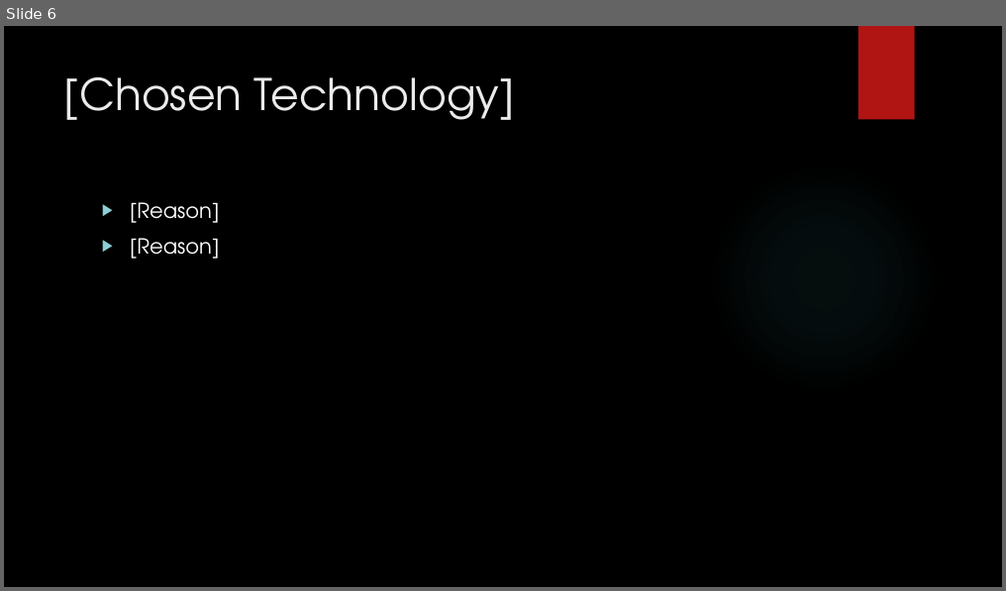
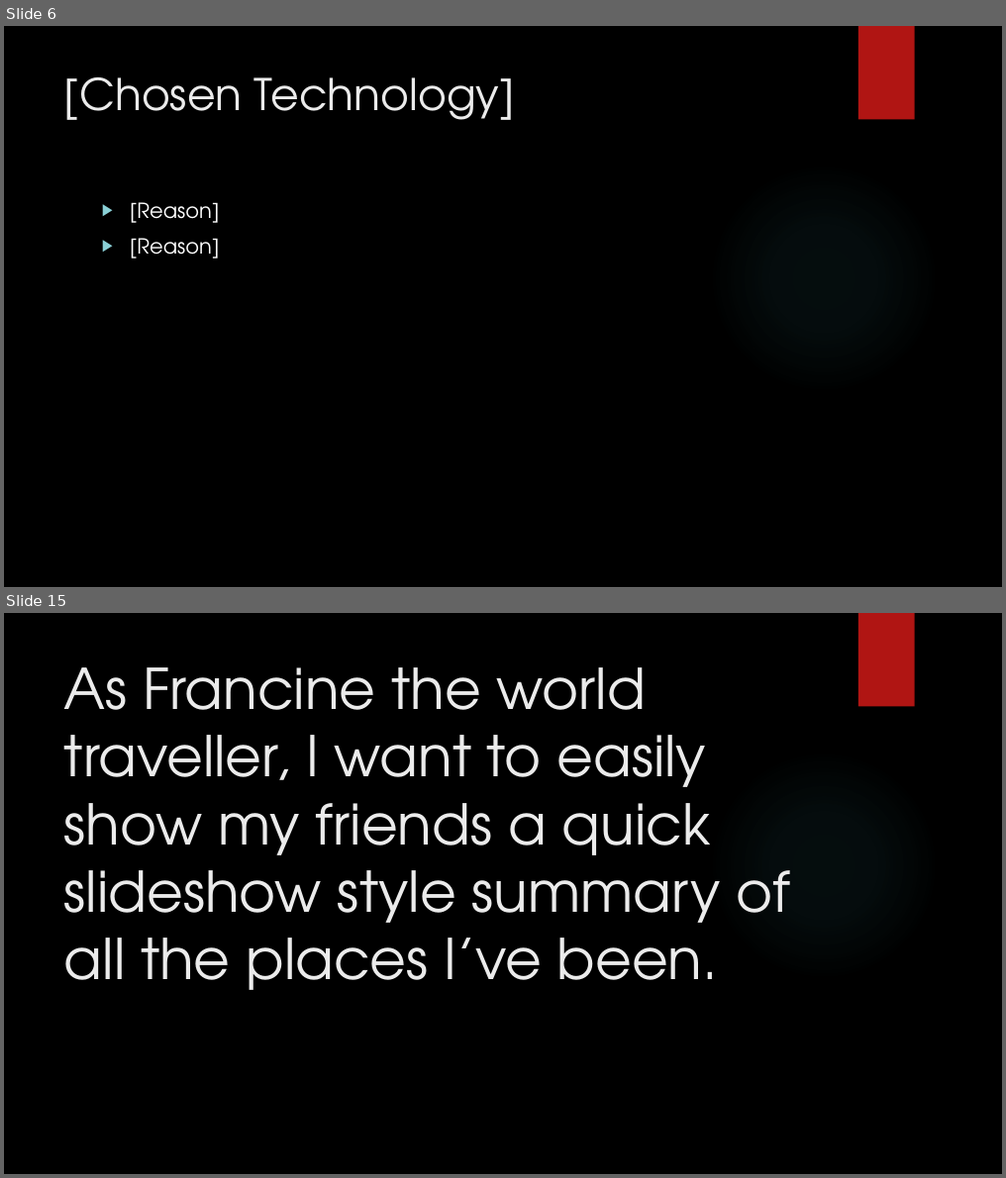
Before and after one commit to junmin-yee/Landmarked, a slide deck: Technology Presentation.pptx. Shown one above the other, each under a label of ours: slide 6 before the commit, slides 6 and 15 after it; the slides between them are not shown. The pictures are 1006x591 and 1006x1178 pixels, drawn with LibreOffice and Linux fonts; fonts in the diff are those of the drawing; background and template pictures are left out. Boxes give left, top, right and bottom in pixels: in the first picture for what was removed or moved away, otherwise in the second. Text is boxed around its words. In the diff, an @@ line names an element or a change of style, - is before the commit and + after.

```diff
--- a/Technology Presentation.pptx
+++ b/Technology Presentation.pptx
@@ slide 15 added at [4, 613, 1002, 1174], background picture (left out); not listed: 2 template elements that a slide beside it also shows @@
@@ title added at [64, 667, 790, 990], 54 pt, text #EBEBEB @@
+As Francine the world traveller, I want to easily show my friends a quick slideshow style summary of all the places I’ve been.
```
Also in this commit, not shown: 52 other slides added, 1 slide removed.
